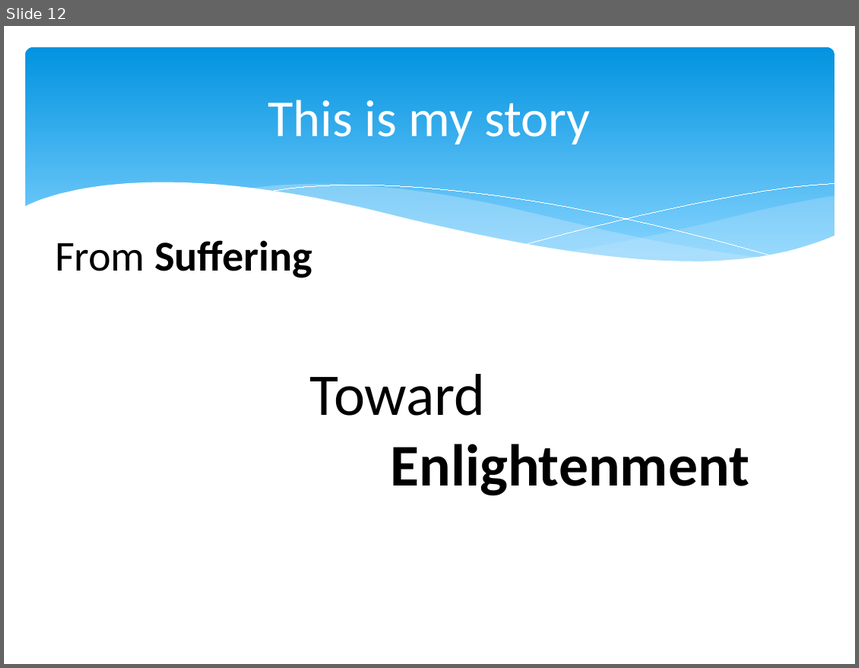
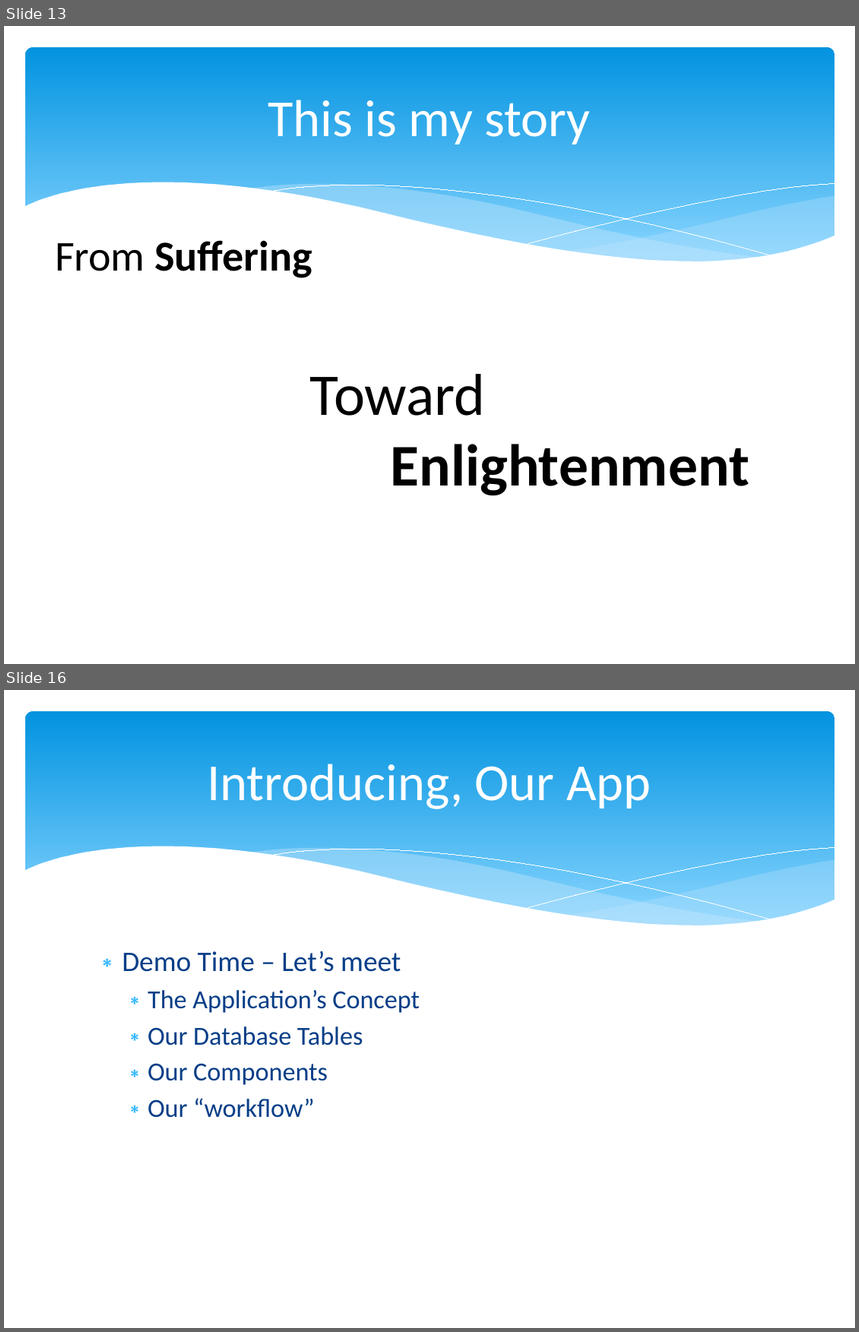
Before and after one commit to marcesher/mxunit-cfmeetups, a slide deck: CFObjective_ORMZen/preso/orm_zen.ppt.pptx. Shown one above the other, each under a label of ours: slide 12 before the commit, slides 13 and 16 after it; the slides between them are not shown. The pictures are 859x668 and 859x1332 pixels, drawn with LibreOffice and Linux fonts; fonts in the diff are those of the drawing. Boxes give left, top, right and bottom in pixels: in the first picture for what was removed or moved away, otherwise in the second. Text is boxed around its words. In the diff, an @@ line names an element or a change of style, - is before the commit and + after.

```diff
--- a/CFObjective_ORMZen/preso/orm_zen.ppt.pptx
+++ b/CFObjective_ORMZen/preso/orm_zen.ppt.pptx
@@ slide 16 added at [4, 690, 855, 1328], background #FFFFFF; not listed: 6 template elements that a slide beside it also shows @@
@@ title added at [207, 764, 651, 809], 44 pt, text #FFFFFF @@
+Introducing, Our App
@@ text added at [122, 951, 420, 1118], 22 pt, text #073E87 @@
+∗ Demo Time – Let’s meet
+  ∗ The Application’s Concept
+  ∗ Our Database Tables
+  ∗ Our Components
+  ∗ Our “workflow”
@@ what was slide 12 is now slide 13 @@
```
Also in this commit, not shown: 3 slides changed, 37 other slides added, 10 other files.
